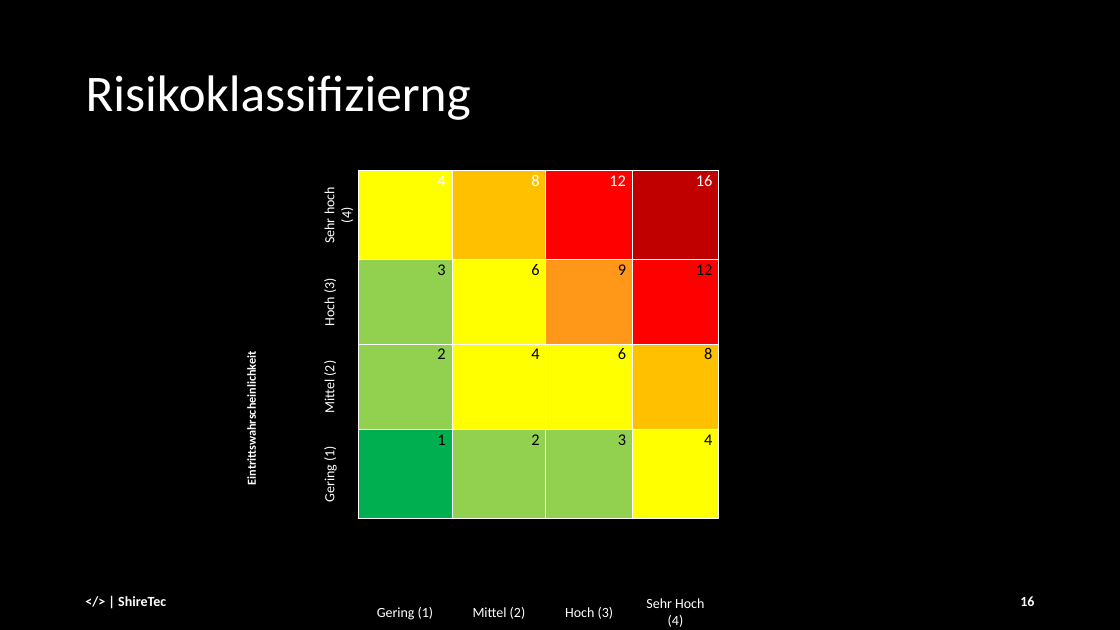
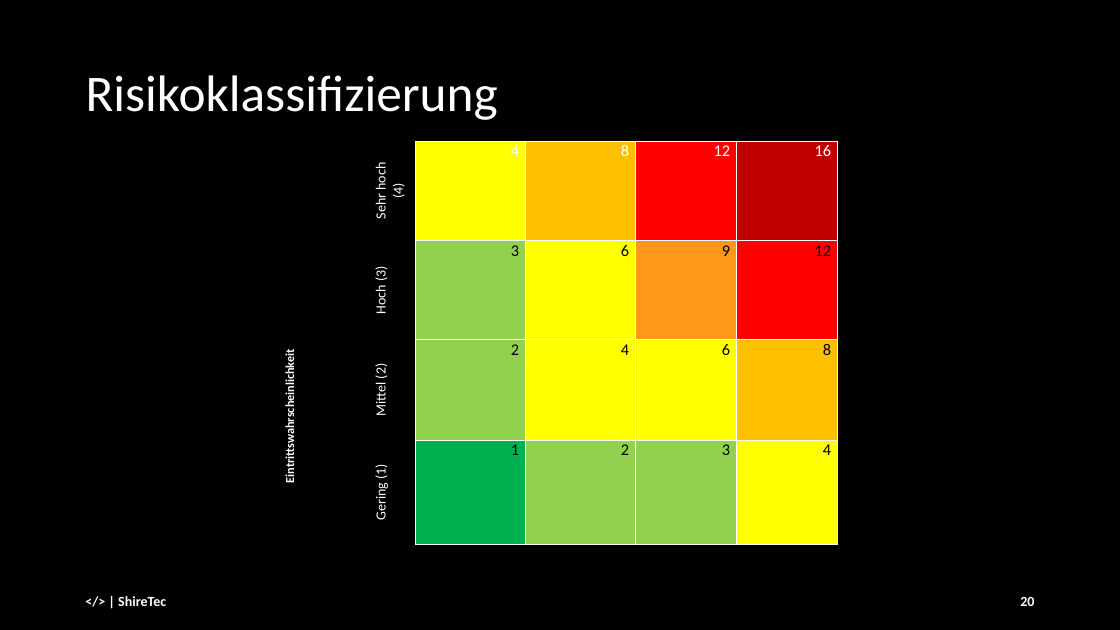
Before and after one commit to andre-anan-gilbert/Real-time-Facial-Age-and-Emotion-Recognition, a slide deck: slide 20 of docs/Final_Presentation_25_01_ [Autosaved].pptx (slide 16 before the commit). Drawn at 1120x630 pixels with LibreOffice and Linux fonts; fonts in the diff are those of the drawing. Boxes give left, top, right and bottom in pixels: in the first picture for what was removed or moved away, otherwise in the second. Text is boxed around its words. In the diff, an @@ line names an element or a change of style, - is before the commit and + after.

```diff
--- a/docs/Final_Presentation_25_01_ [Autosaved].pptx
+++ b/docs/Final_Presentation_25_01_ [Autosaved].pptx
@@ title at box(86, 75, 498, 120): text changed @@
-Risikoklassifizierng
+Risikoklassifizierung
@@ table: place and size @@
-table at box(245, 171, 720, 630)
+table at box(282, 141, 838, 630)
@@ page number at box(1020, 597, 1034, 606): text changed @@
-16
+20
```
Also in this commit, not shown: 18 other slides changed, 7 slides added, 1 slide removed.
